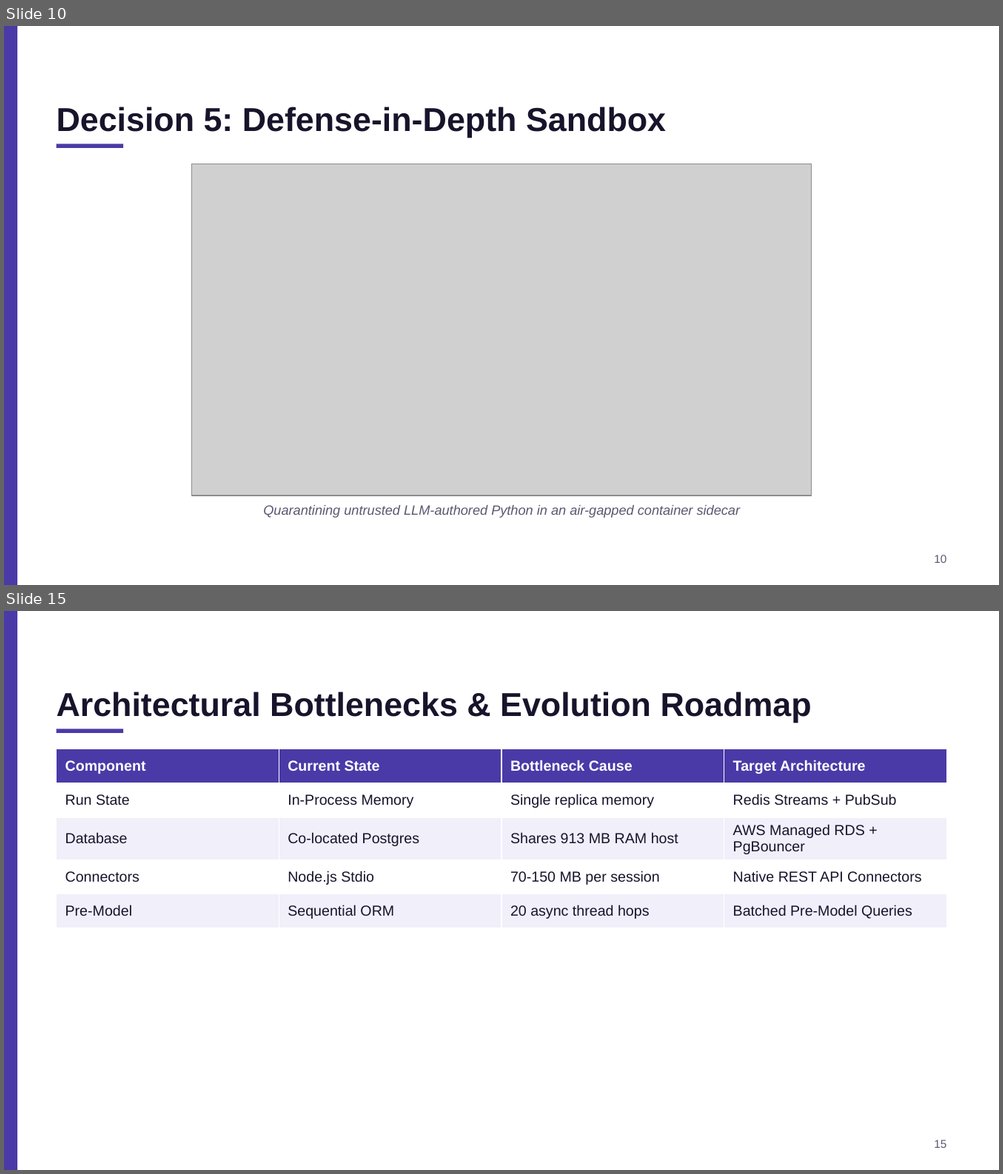
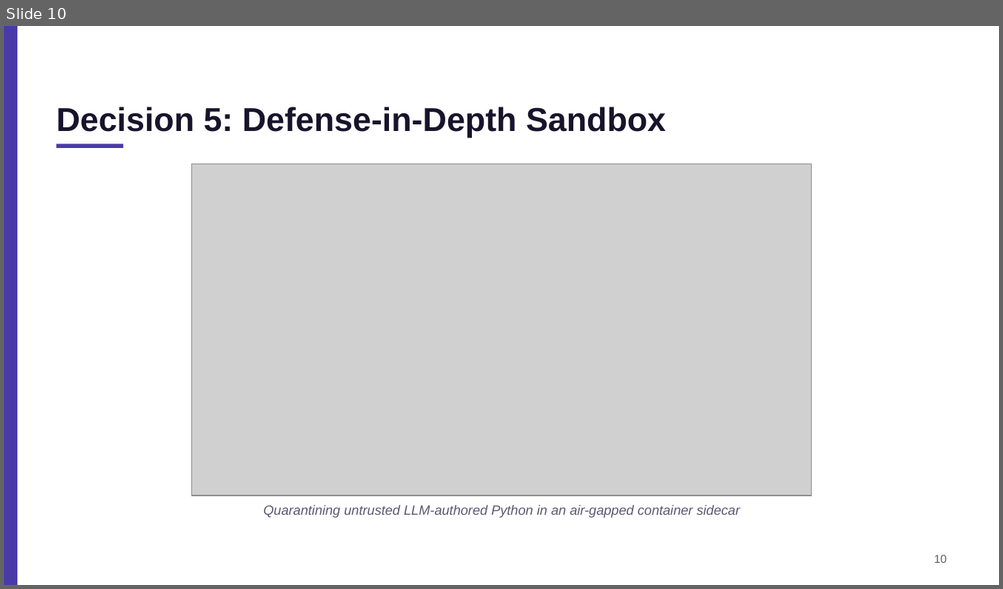
Before and after one commit to KaushalJainAI/AIAAS, a slide deck: AIAAS_Architecture_Technical_Overview.pptx. Shown one above the other, each under a label of ours: slides 10 and 15 before the commit, slide 10 after it; the slides between them are not shown. The pictures are 1003x1174 and 1003x589 pixels, drawn with LibreOffice and Linux fonts; fonts in the diff are those of the drawing; grey boxes stand for pictures. Boxes give left, top, right and bottom in pixels: in the first picture for what was removed or moved away, otherwise in the second. Text is boxed around its words. In the diff, an @@ line names an element or a change of style, - is before the commit and + after.

```diff
--- a/AIAAS_Architecture_Technical_Overview.pptx
+++ b/AIAAS_Architecture_Technical_Overview.pptx
@@ slide 15 removed at [4,611,999,1170], background #FFFFFF @@
@@ rectangle removed at [4,611,17,1170] @@
@@ text removed at [57,692,811,723] @@
-Architectural Bottlenecks & Evolution Roadmap
@@ rectangle removed at [57,729,123,733] @@
@@ table removed at [57,749,945,922], 5 rows, 4 columns @@
-Component | Current State | Bottleneck Cause | Target Architecture
-Run State | In-Process Memory | Single replica memory | Redis Streams + PubSub
-Database | Co-located Postgres | Shares 913 MB RAM host | AWS Managed RDS + PgBouncer
-Connectors | Node.js Stdio | 70-150 MB per session | Native REST API Connectors
-Pre-Model | Sequential ORM | 20 async thread hops | Batched Pre-Model Queries
@@ text removed at [933,1140,946,1148] @@
-15
```
Also in this commit, not shown: 6 slides changed, 3 slides added, 10 other files.
